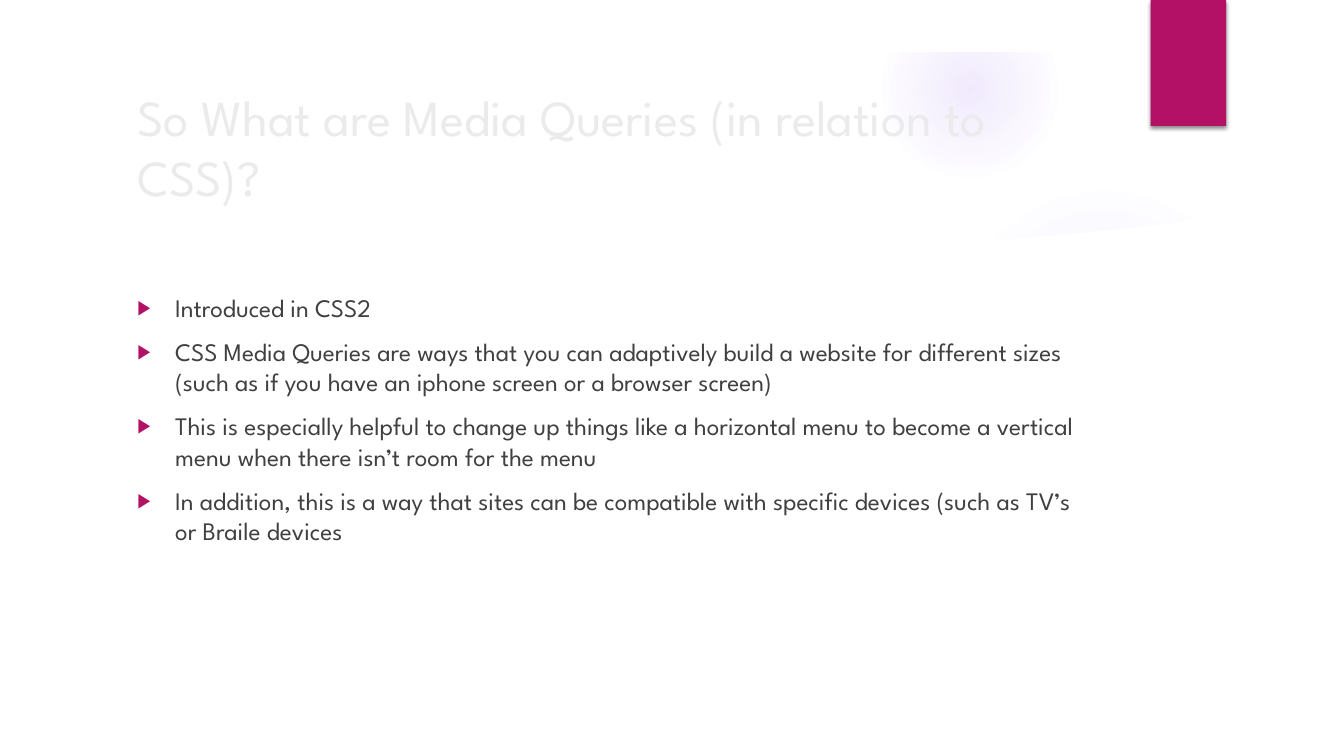
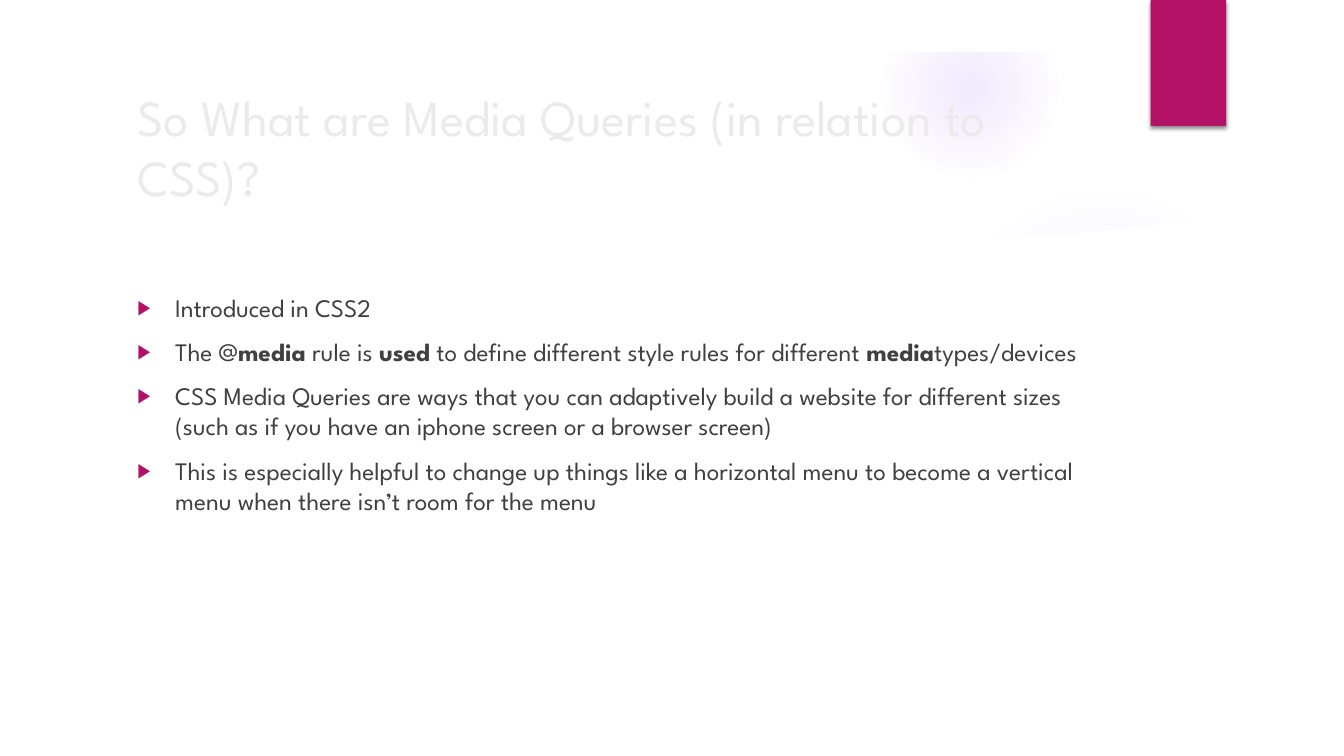
Before and after one commit to actuallychris/actuallychris, a slide deck: slide 2 of work/extra-assignments/css_media_queries.pptx. Drawn at 1344x756 pixels with LibreOffice and Linux fonts; fonts in the diff are those of the drawing; background and template pictures are left out. Boxes give left, top, right and bottom in pixels: in the first picture for what was removed or moved away, otherwise in the second. Text is boxed around its words. In the diff, an @@ line names an element or a change of style, - is before the commit and + after.

```diff
--- a/work/extra-assignments/css_media_queries.pptx
+++ b/work/extra-assignments/css_media_queries.pptx
@@ text at [175, 343, 1076, 367]: paragraph added @@
+▶ The @media rule is used to define different style rules for different mediatypes/devices
@@ text at [175, 492, 1070, 541]: paragraph removed @@
-▶ In addition, this is a way that sites can be compatible with specific devices (such as TV’s or Braile devices
```
Also in this commit, not shown: 2 other slides changed, 3 slides added, 11 other files.
